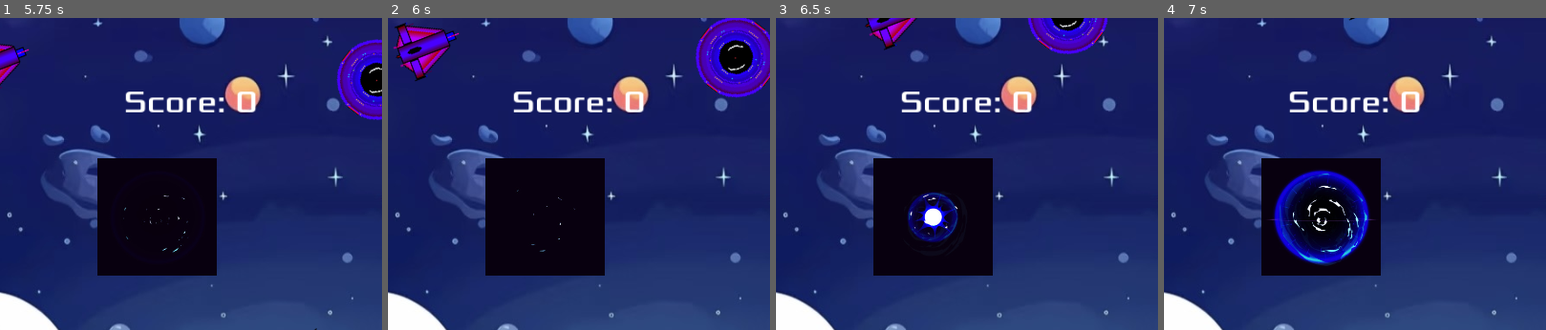
Above: before the commit, frames 1-4 (left to right).
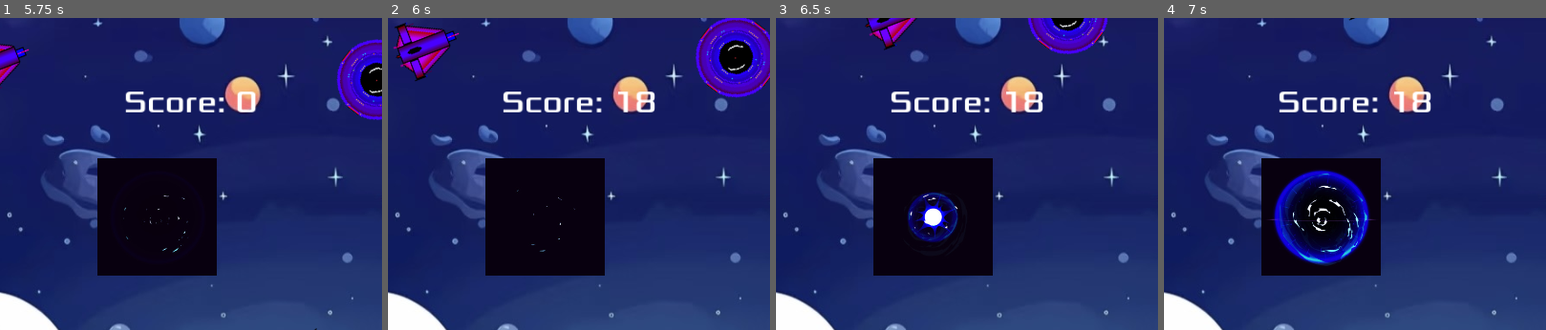
Above: after the commit, the same moments.

Repository: Indronil-Prince/Lightning-Game-Creep
Game: Godot game, scene res://main.tscn
Same seed, same stepped clock (60 frames per second), same inputs: the game is played once before the commit and once after it.
Inputs (mouse positions are % of the whole screen's width and height, from its top left):
- Up to frame 1 (5.75 s): click "Start" at 0.5 s; tap Enter at 1.25 s; move the mouse to (72, 45) at 1.27 s; press the mouse at (72, 45) at 1.28 s; hold D (move_right) 1.28-2.03 s; tap Space at 1.52, 2.27, 3.77, 4.52, 5.27 s; move the mouse to (30, 55) at 2.02 s; release the mouse at (30, 55) at 2.03 s; hold S (move_down) 2.03-2.78 s; click (30, 55) at 2.1 s; move the mouse to (60, 28) at 2.77 s; press the mouse at (60, 28) at 2.78 s; hold D (move_right) 2.78-3.53 s; move the mouse to (45, 70) at 3.52 s; release the mouse at (45, 70) at 3.53 s; hold W (move_up) 3.53-4.28 s; click (45, 70) at 3.6 s; move the mouse to (80, 65) at 4.27 s; press the mouse at (80, 65) at 4.28 s; hold A (move_left) from 4.28 s (still down); move the mouse to (20, 35) at 5.02 s; release the mouse at (20, 35) at 5.03 s; click (20, 35) at 5.1 s
- Up to frame 2 (6 s): move the mouse to (55, 50) at 5.77 s; release A (move_left) at 5.78 s; press the mouse at (55, 50) at 5.78 s; hold S (move_down) from 5.78 s (still down)
- Up to frame 3 (6.5 s): keep holding S (move_down)
- Up to frame 4 (7 s): move the mouse to (35, 25) at 6.52 s; release S (move_down) at 6.53 s; release the mouse at (35, 25) at 6.53 s; hold D (move_right) from 6.53 s (still down); click (35, 25) at 6.6 s; tap Space at 6.77 s
The pictures show only the part of the screen within x 40-90%, y 0-50%; the shares and areas given below are measured in that part.

Frame 1 is identical in both runs. In frame 2, 1.4% of the frame differs, in the area x 30-70%, y 23-31%; in frame 3, 1.4%; in frame 4, 1.4%.

Commit message:
Score update fixed

Diff:
--- a/mob.gd
+++ b/mob.gd
@@ -22,6 +22,7 @@
 # Function to handle bullet hits
 func take_damage():
 	health -= 1
+	main._on_mob_hit(health)
 	emit_signal("mob_hit", health)
 	# Scale the mob based on remaining health
 	match health:
